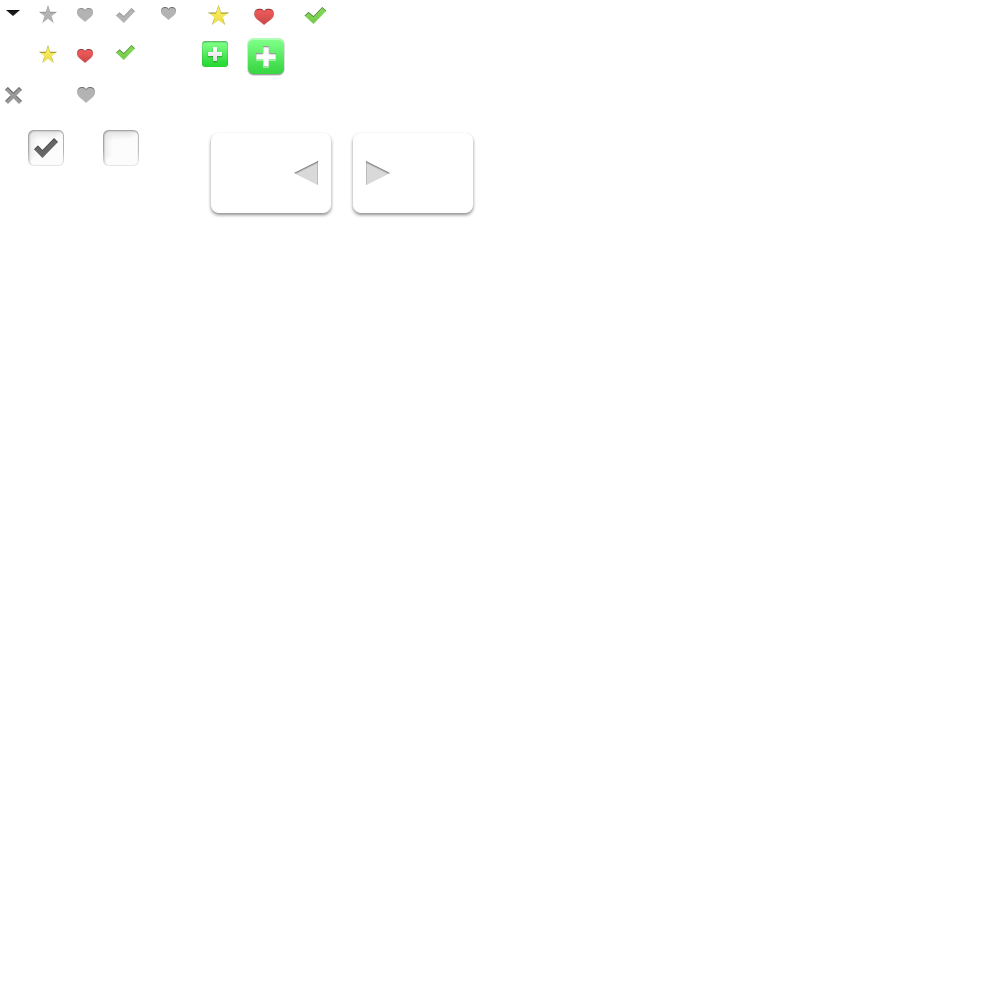
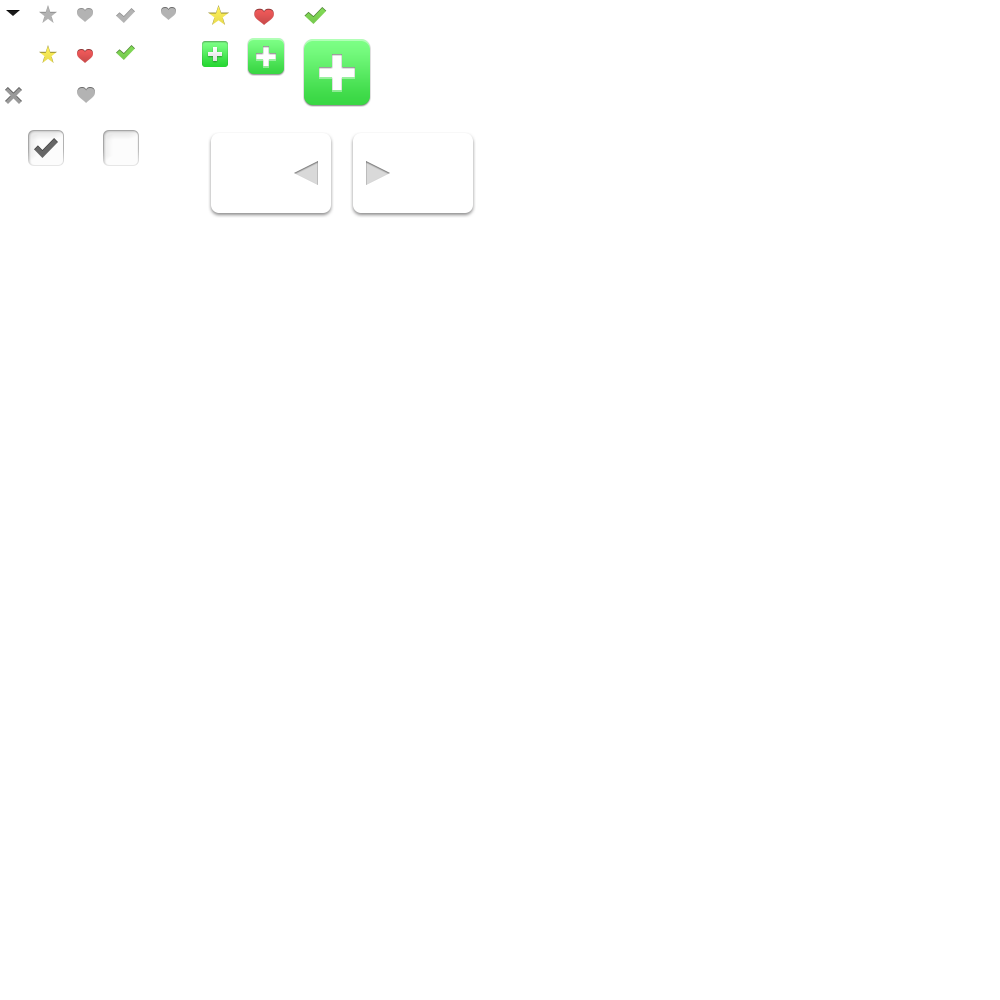
Layered file, before and after one edit (1000 × 1000). Changes by layer:
added group "[ + ]" (1st of 2, in "Product Photo Viewer") with 3 layers in group "Product Photo Viewer" over [309, 44, 365, 100]
added group "Group 52 copy" with 2 layers in group "[ + ]" over [309, 44, 365, 100]
added layer "Rectangle 13" in group "Group 52 copy" over [309, 44, 365, 100]
